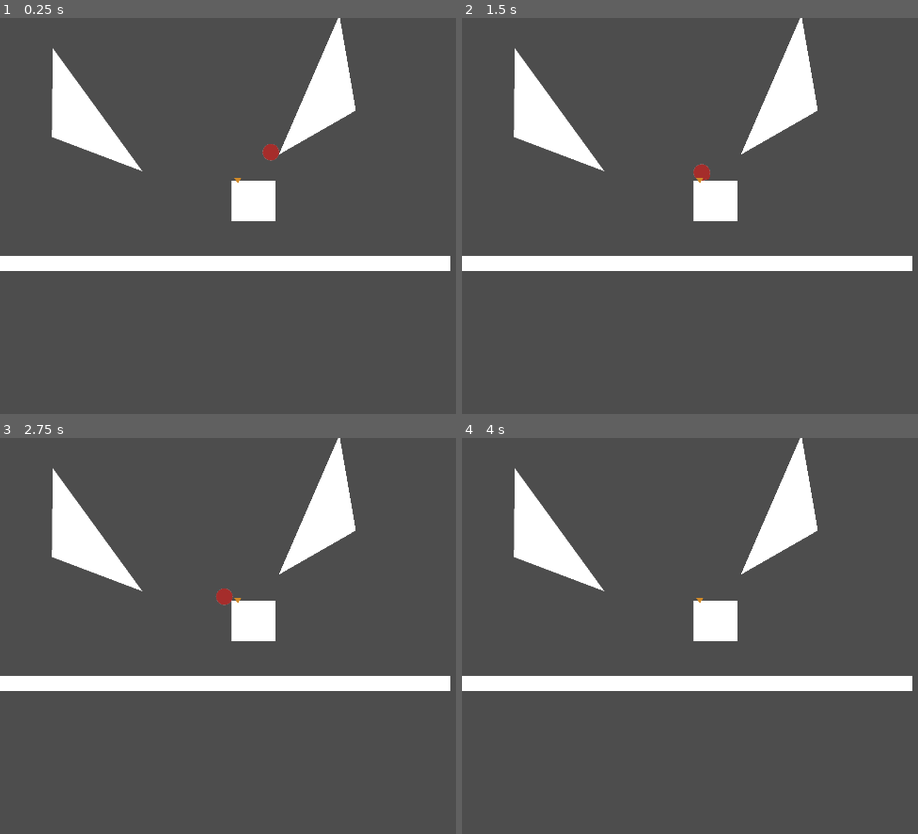
Above: before the commit, frames 1-4 (two rows, left to right).
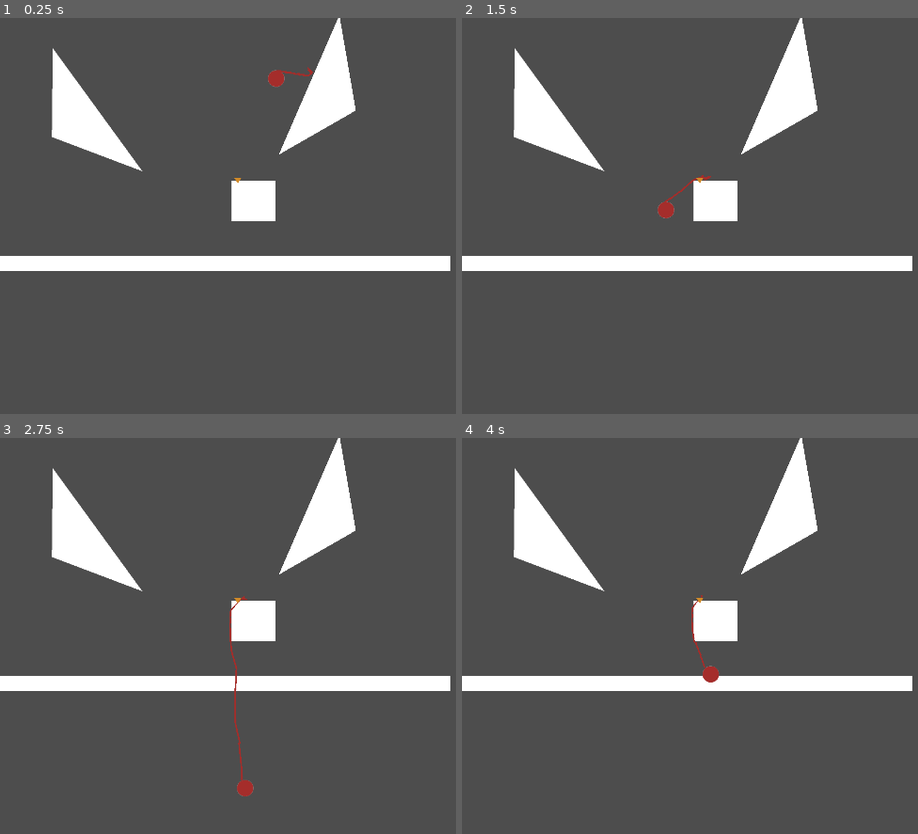
Above: after the commit, the same moments.

Repository: Musa-E/CS422---Group-Project
Game: Godot game, scene res://Yarn/TestYarnScene.tscn
Same seed, same stepped clock (60 frames per second), same inputs: the game is played once before the commit and once after it.
Inputs (mouse positions are in pixels of both pictures, inside the frame that each line leads up to):
- Up to frame 1 (0.25 s): no input
- Up to frame 2 (1.5 s): tap Enter (ui_accept) at 0.5, 0.77 s; move the mouse to (outside the picture) at 0.52 s; hold Right (ui_right) from 0.53 s (still down); click (outside the picture) at 0.67 s; move the mouse to (685, 251) at 1.27 s
- Up to frame 3 (2.75 s): tap Enter (ui_accept) at 1.52 s; move the mouse to (451, 556) at 2.02 s; release Right (ui_right) at 2.03 s; hold Left (ui_left) from 2.03 s (still down)
- Up to frame 4 (4 s): move the mouse to (799, 735) at 2.77 s; release Left (ui_left) at 2.78 s; hold Right (ui_right) from 2.78 s (still down); click (799, 735) at 2.92 s; tap Enter (ui_accept) at 3.02, 3.77 s; move the mouse to (outside the picture) at 3.52 s

The runs differ from the first frame. In frame 1, 0.3% of the frame differs, in the area x 57-69%, y 12-37%; in frame 2, 0.3%; in frame 3, 0.4%, in the area x 47-56%, y 38-91%; in frame 4, 0.2%.

Commit message:
Increase physics fps to reduce weird softbody behaviors

Diff:
--- a/catandyarn/PuzzleComponents/YarnPin/YarnPin.tscn
+++ b/catandyarn/PuzzleComponents/YarnPin/YarnPin.tscn
@@ -19,10 +19,6 @@
 collision_layer = 0
 collision_mask = 0
 
-[node name="Polygon2D2" type="Polygon2D" parent="StaticBody2D"]
-color = Color(0.819608, 0.545098, 0.156863, 1)
-polygon = PackedVector2Array(-10, 0, 10, 0, 0, 15)
-
 [node name="CollisionShape2D2" type="CollisionPolygon2D" parent="StaticBody2D"]
 polygon = PackedVector2Array(-2, 1, 2, 1, 0, 3)
 
--- a/catandyarn/Yarn/TestYarnScene.tscn
+++ b/catandyarn/Yarn/TestYarnScene.tscn
@@ -70,7 +70,8 @@
 [node name="LevelComponents" type="Node2D" parent="."]
 
 [node name="Yarn" parent="LevelComponents" instance=ExtResource("1_6labo")]
-position = Vector2(696, 320)
+position = Vector2(706, 127)
+on_start_segments = 10
 
 [node name="Pin" parent="LevelComponents" instance=ExtResource("2_jbhkq")]
 position = Vector2(608, 408)
--- a/catandyarn/Yarn/Yarn.tscn
+++ b/catandyarn/Yarn/Yarn.tscn
@@ -24,6 +24,7 @@
 
 [node name="Yarn" type="RigidBody2D" parent="."]
 collision_layer = 2
+mass = 2.0
 physics_material_override = ExtResource("1_22b5o")
 metadata/_edit_lock_ = true
 
--- a/catandyarn/Yarn/yarn.gd
+++ b/catandyarn/Yarn/yarn.gd
@@ -35,7 +35,7 @@
 	next_pinjoint.node_a = rope_segments[-2].get_node("Bone-3").get_path() # guaranteed to exist
 	next_pinjoint.node_b = rope_segments[-1].get_node("Bone-0").get_path()
 	rope_segments[-1].apply_impulse(rope_segments[-2].get_node("Bone-3").linear_velocity, rope_segments[-2].global_position)
-	next_pinjoint.bias = 1
+	next_pinjoint.bias = 0.9
 
 	debug_segments += 1
 	print("Created new rope segment ", debug_segments)
--- a/catandyarn/project.godot
+++ b/catandyarn/project.godot
@@ -31,6 +31,12 @@
 2d_physics/layer_3="rope"
 2d_physics/layer_4="pin"
 
+[physics]
+
+common/physics_ticks_per_second=144
+common/physics_jitter_fix=0.0
+common/physics_interpolation=true
+
 [rendering]
 
 renderer/rendering_method="gl_compatibility"
Not shown: 1 places in catandyarn/Yarn/RopeSegment.tscn that only renumber resources
Not shown, added: catandyarn/export_presets.cfg
